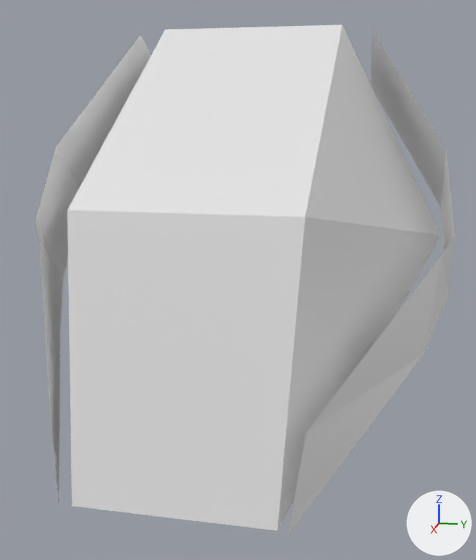
A saved change to the Blender file design/ChestFinalShape.blend.
The view is the same before and after, from a camera (50 mm lens) standing at (633.0, 125.0, 151.0) and looking at (54.0, 9.0, 6.0). Arrows for +X, +Y and +Z are at lower right; the lights stay in place.
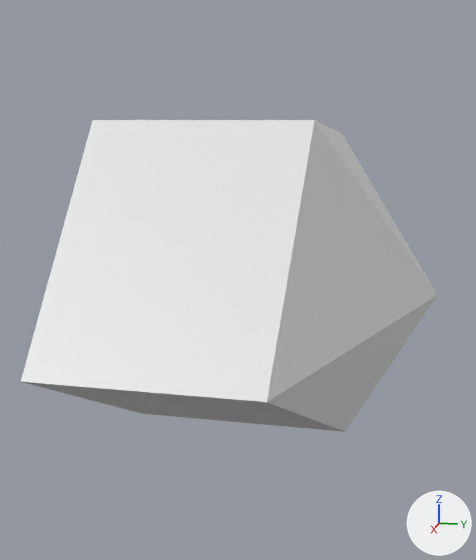
Where the change shows, as pixel boxes (x1, y1, x2, y2) in the pictures (476 x 560 px):
```json
{"object": "Plane", "change": "turned", "before": [67, 25, 440, 531], "after": [21, 120, 437, 432]}
{"object": "Plane.001", "change": "hidden", "before": [35, 29, 455, 535]}
```

The change, as JSON lines over the scene's bpy script:
```json
{"op": "set", "path": "ob_plane.rotation_euler", "old": "(1.571, 2.561, 0.0)", "new": "(1.571, 1.985, 0.0)", "note": "degrees (90, 147, 0) -> degrees (90, 114, 0)"}
{"op": "add", "block": "ob_plane_001", "code": "ob_plane_001.hide_set(True)"}
```
